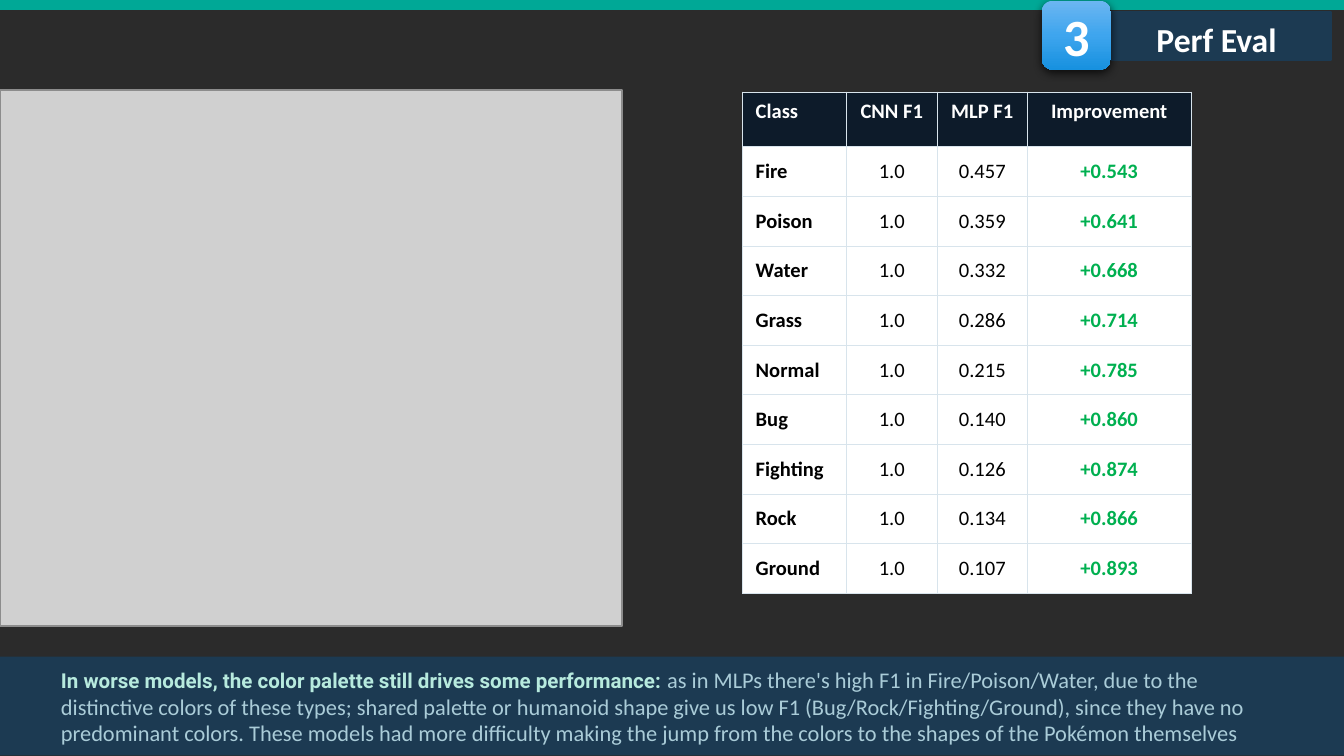
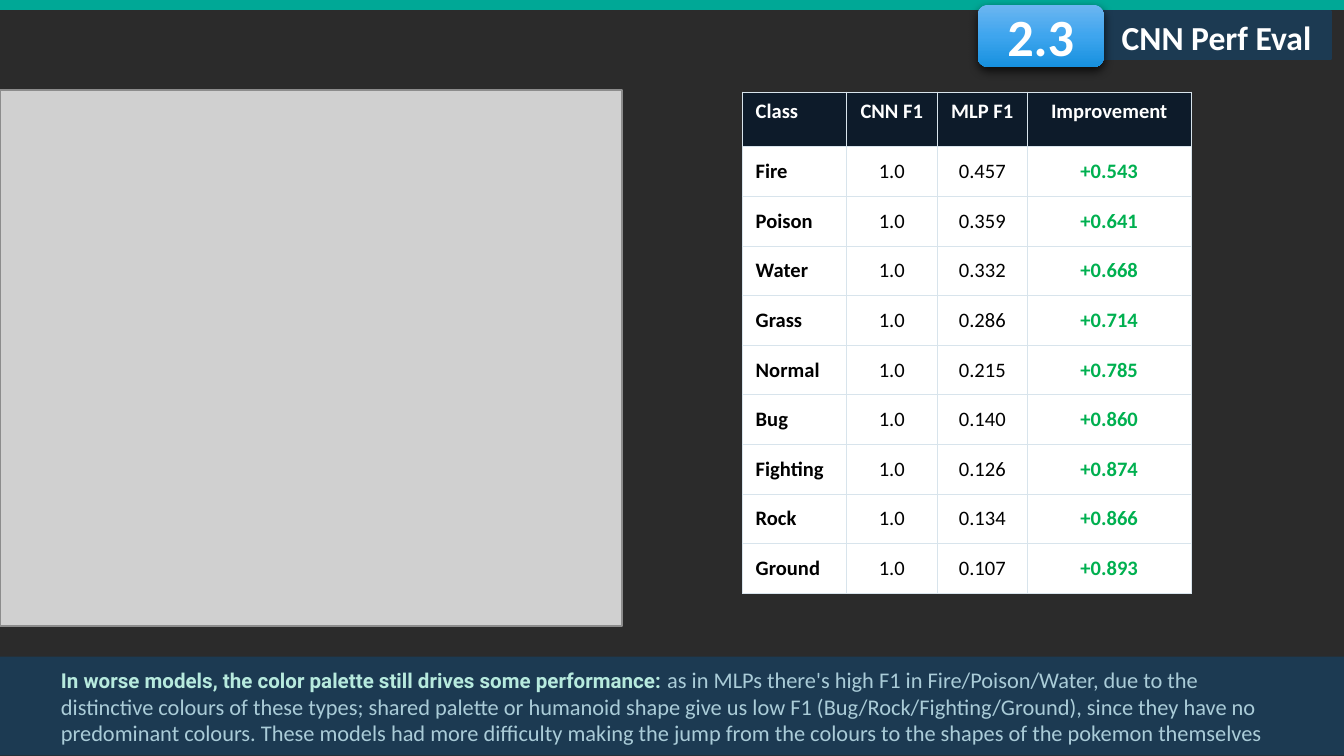
Before and after one commit to fmssilva/DL_Proj, a slide deck: slide 22 of assignment_1/task2/Task2_report.pptx. Drawn at 1344x756 pixels with LibreOffice and Linux fonts; fonts in the diff are those of the drawing; grey boxes stand for pictures; background and template pictures are left out; a plain dark background stands for a picture behind light text. Boxes give left, top, right and bottom in pixels: in the first picture for what was removed or moved away, otherwise in the second. Text is boxed around its words. In the diff, an @@ line names an element or a change of style, - is before the commit and + after.

```diff
--- a/assignment_1/task2/Task2_report.pptx
+++ b/assignment_1/task2/Task2_report.pptx
@@ rounded rectangle "2.3": place and size @@
-rounded rectangle "2.3" at box(1042, 0, 1110, 69)
+rounded rectangle "2.3" at box(978, 5, 1105, 67)
@@ text in rounded rectangle at box(1007, 21, 1074, 69): text changed @@
-3
+2.3
@@ text in rectangle at box(1122, 26, 1312, 51): text changed @@
-Perf Eval
+CNN Perf Eval
@@ text at box(61, 672, 1261, 745): text changed @@
-In worse models, the color palette still drives some performance: as in MLPs there's high F1 in Fire/Poison/Water, due to the distinctive colors of these types; shared palette or humanoid shape give us low F1 (Bug/Rock/Fighting/Ground), since they have no predominant colors. These models had more difficulty making the jump from the colors to the shapes of the Pokémon themselves
+In worse models, the color palette still drives some performance: as in MLPs there's high F1 in Fire/Poison/Water, due to the distinctive colours of these types; shared palette or humanoid shape give us low F1 (Bug/Rock/Fighting/Ground), since they have no predominant colours. These models had more difficulty making the jump from the colours to the shapes of the pokemon themselves
```
Also in this commit, not shown: 26 other slides changed, 1 other file.
